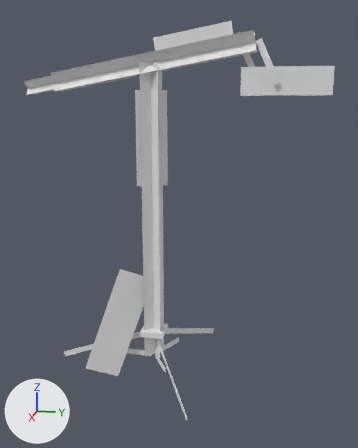
An edit to the OBJ model src/main/resources/assets/crescent/models/block/microphone_stand_stage_tripod_boom_0.obj, drawn before and after from the same camera.
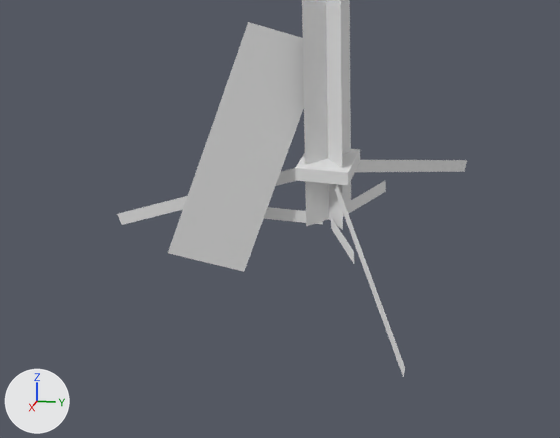
Each version is shown whole from a camera (50 mm lens) standing at (2.42, 0.62, 1.41) and looking at (0.0, 0.14, 0.81), then close up on the part from 4% to 71% of the width and 58% to 100% of the height. Lighting does not change. The marker at lower left points along +X, +Y and +Z. Where no turn or scale is listed for an object, it has been applied to the vertices. Vertices at the same position are counted once.

Names of what the first close-up shows: 'cable.001', 'cube.008', 'cube.009', 'fixed_base', 'leg', 'leg.001', 'leg.002', 'support', 'support.001', 'support.002'.
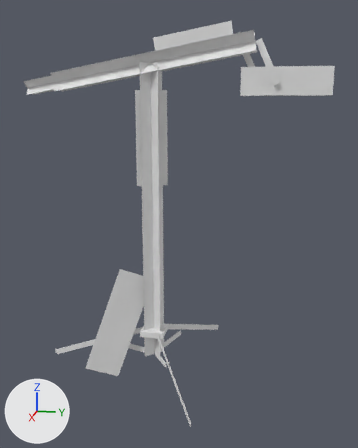
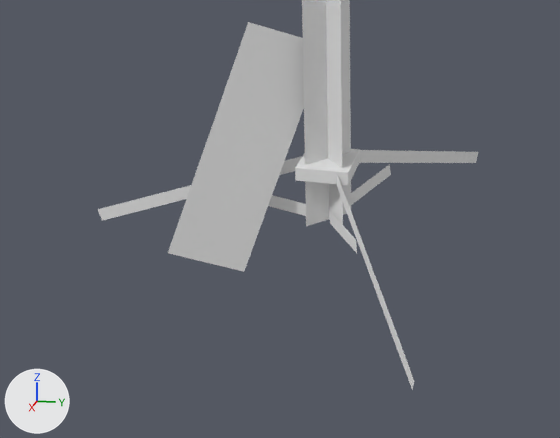
Pixel boxes [x1, y1, x2, y2] of what changed, in the close-ups (560 x 438 px):
'leg', reshaped: before [333, 184, 405, 377]; after [97, 156, 302, 221]
'leg.002', reshaped: before [117, 168, 297, 225]; after [336, 175, 414, 390]
'leg.001', reshaped: before [343, 181, 386, 217]; after [360, 150, 478, 163]
'support.001', reshaped: before [355, 160, 467, 172]; after [329, 211, 357, 253]
'support.002', reshaped: before [264, 207, 323, 225]; after [268, 195, 326, 221]
'support', reshaped: before [331, 217, 354, 264]; after [351, 164, 391, 205]
'cube.008', unchanged, covered by the edit: before [302, 0, 351, 226]
'cube.001', unchanged, uncovered by the edit: after [302, 0, 351, 226]

The edits, one by one:
me_leg has 4 vertices, 1 face and spans x 0.0..0.467, y 0.0..0.27, z -0.01..0.212.
me_leg is used by ob_leg; location (0.0, 0.0, 0.0).
Part 1, on me_leg:
Vertex 0 of me_leg moves from (0.009, 0.005, 0.212) to (0.0, -0.591, 0.026) at pixel (97, 209).
Vertex 1 of me_leg moves from (0.467, 0.27, 0.02) at pixel (405, 367) to (0.0, -0.062, 0.219) at pixel (302, 156).
Vertex 2 of me_leg moves from (0.0, 0.0, 0.183) to (0.0, -0.58, -0.003) at pixel (102, 220).
Vertex 3 of me_leg moves from (0.458, 0.264, -0.01) at pixel (403, 377) to (0.0, -0.052, 0.189).
me_leg_001 has 4 vertices, 1 face and spans x -0.177..-0.014, y 0.008..0.102, z 0.048..0.087.
me_leg_001 is used by ob_leg_001; location (0.0, 0.0, 0.0).
Part 2, on me_leg_001:
Vertex 0 of me_leg_001 moves from (-0.014, 0.008, 0.079) to (-0.512, 0.296, 0.026) at pixel (478, 151).
Vertex 1 of me_leg_001 moves from (-0.176, 0.101, 0.087) at pixel (385, 180) to (-0.054, 0.031, 0.219).
Vertex 2 of me_leg_001 moves from (-0.015, 0.008, 0.048) to (-0.503, 0.29, -0.003) at pixel (476, 162).
Vertex 3 of me_leg_001 moves from (-0.177, 0.102, 0.056) at pixel (385, 191) to (-0.045, 0.026, 0.189).
me_leg_002 has 4 vertices, 1 face and spans x 0.0, y -0.539..0.0, z -0.01..0.212.
me_leg_002 is used by ob_leg_002; location (0.0, 0.0, 0.0).
Part 3, on me_leg_002:
Vertex 0 of me_leg_002 moves from (0.0, -0.011, 0.212) to (0.512, 0.296, 0.026) at pixel (414, 380).
Vertex 1 of me_leg_002 moves from (0.0, -0.539, 0.02) at pixel (117, 213) to (0.054, 0.031, 0.219) at pixel (335, 169).
Vertex 2 of me_leg_002 moves from (0.0, 0.0, 0.183) to (0.503, 0.29, -0.003) at pixel (412, 390).
Vertex 3 of me_leg_002 moves from (0.0, -0.529, -0.01) at pixel (121, 225) to (0.045, 0.026, 0.189).
me_support has 4 vertices, 1 face and spans x 0.014..0.177, y 0.008..0.102, z 0.048..0.087.
me_support is used by ob_support; location (0.0, 0.0, 0.0).
Part 4, on me_support:
Vertex 0 of me_support moves from (0.014, 0.008, 0.079) at pixel (330, 215) to (-0.189, 0.109, 0.125) at pixel (389, 164).
Vertex 1 of me_support moves from (0.176, 0.101, 0.087) at pixel (354, 251) to (-0.003, 0.002, 0.087) at pixel (329, 209).
Vertex 2 of me_support moves from (0.015, 0.008, 0.048) at pixel (331, 228) to (-0.194, 0.112, 0.094) at pixel (391, 174).
Vertex 3 of me_support moves from (0.177, 0.102, 0.056) at pixel (354, 264) to (-0.008, 0.004, 0.056).
me_support_001 has 4 vertices, 1 face and spans x -0.467..0.0, y 0.0..0.27, z -0.01..0.212.
me_support_001 is used by ob_support_001; location (0.0, 0.0, 0.0).
Part 5, on me_support_001:
Vertex 0 of me_support_001 moves from (-0.009, 0.005, 0.212) to (0.189, 0.109, 0.125) at pixel (356, 239).
Vertex 1 of me_support_001 moves from (-0.467, 0.27, 0.02) at pixel (467, 160) to (0.003, 0.002, 0.087) at pixel (329, 210).
Vertex 2 of me_support_001 moves from (0.0, 0.0, 0.183) to (0.194, 0.112, 0.094) at pixel (357, 253).
Vertex 3 of me_support_001 moves from (-0.458, 0.264, -0.01) at pixel (464, 171) to (0.008, 0.004, 0.056) at pixel (330, 223).
me_support_002 has 4 vertices, 1 face and spans x 0.0, y -0.203..-0.016, z 0.047..0.078.
me_support_002 is used by ob_support_002; location (0.0, 0.0, 0.0).
Part 6, on me_support_002:
Vertex 0 of me_support_002 moves from (0.0, -0.016, 0.078) to (0.0, -0.219, 0.125).
Vertex 1 of me_support_002 moves from (0.0, -0.203, 0.078) to (0.0, -0.003, 0.087) at pixel (327, 209).
Vertex 2 of me_support_002 moves from (0.0, -0.016, 0.047) at pixel (322, 224) to (0.0, -0.224, 0.094).
Vertex 3 of me_support_002 moves from (0.0, -0.203, 0.047) to (0.0, -0.009, 0.056) at pixel (325, 221).
